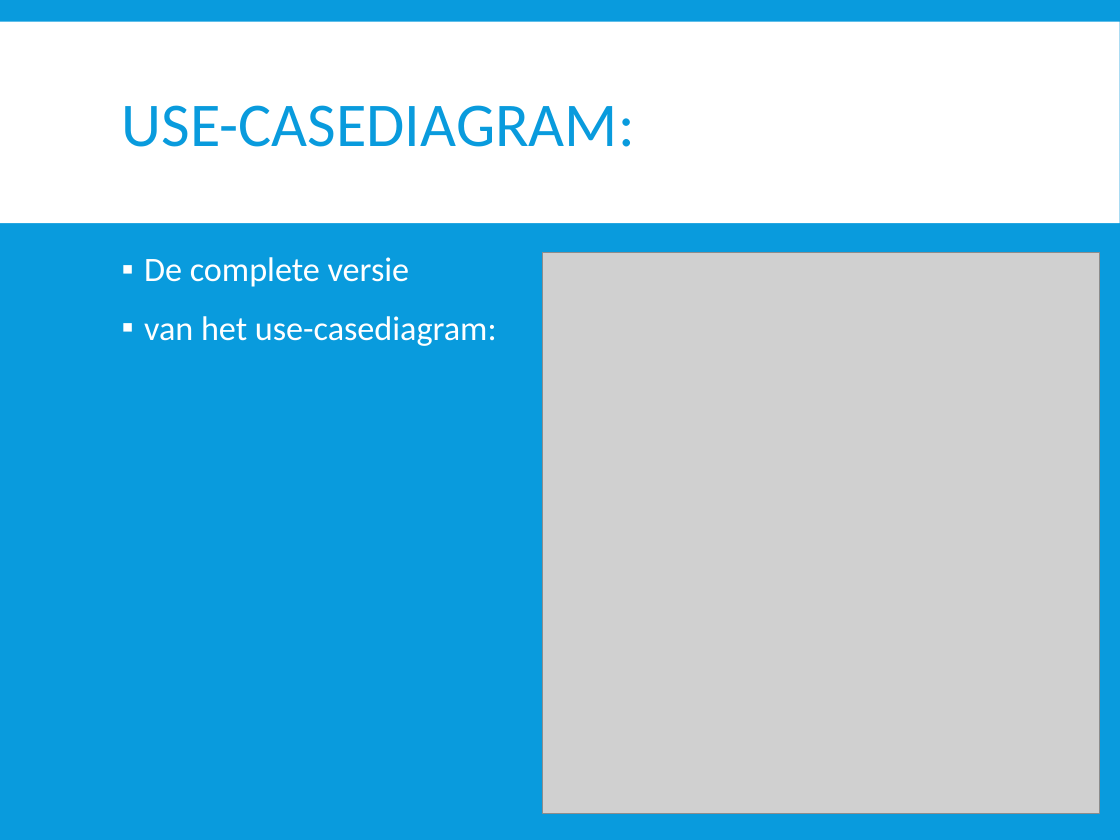
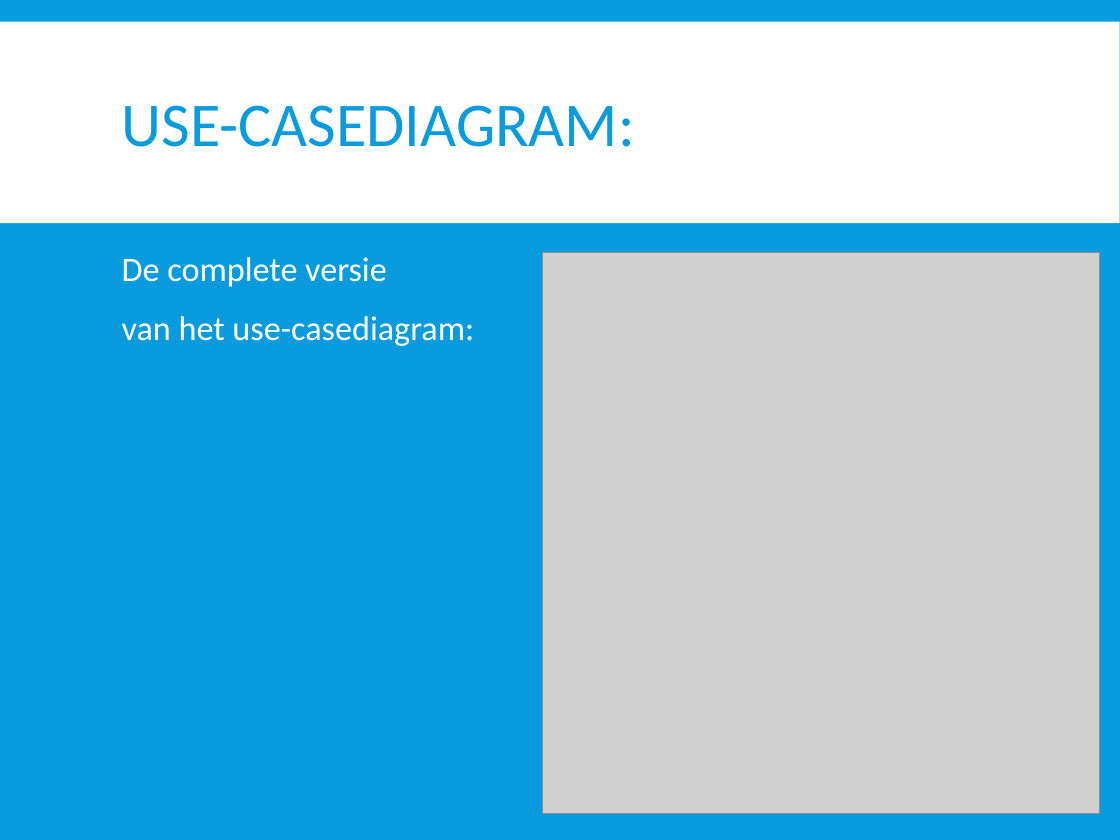
Before and after one commit to dlife/InstantInterview, a slide deck: slide 4 of Presentatie/2015 06 04 Presentatie II.pptx. Drawn at 1120x840 pixels with LibreOffice and Linux fonts; fonts in the diff are those of the drawing; grey boxes stand for pictures. Boxes give left, top, right and bottom in pixels: in the first picture for what was removed or moved away, otherwise in the second. Text is boxed around its words. In the diff, an @@ line names an element or a change of style, - is before the commit and + after.

```diff
--- a/Presentatie/2015 06 04 Presentatie II.pptx
+++ b/Presentatie/2015 06 04 Presentatie II.pptx
@@ text "De complete versie" at (x1=122, y1=257, x2=474, y2=346): bullet ▪ to none @@
```
Also in this commit, not shown: 4 other slides changed, 16 slides added, 2 slides removed.
